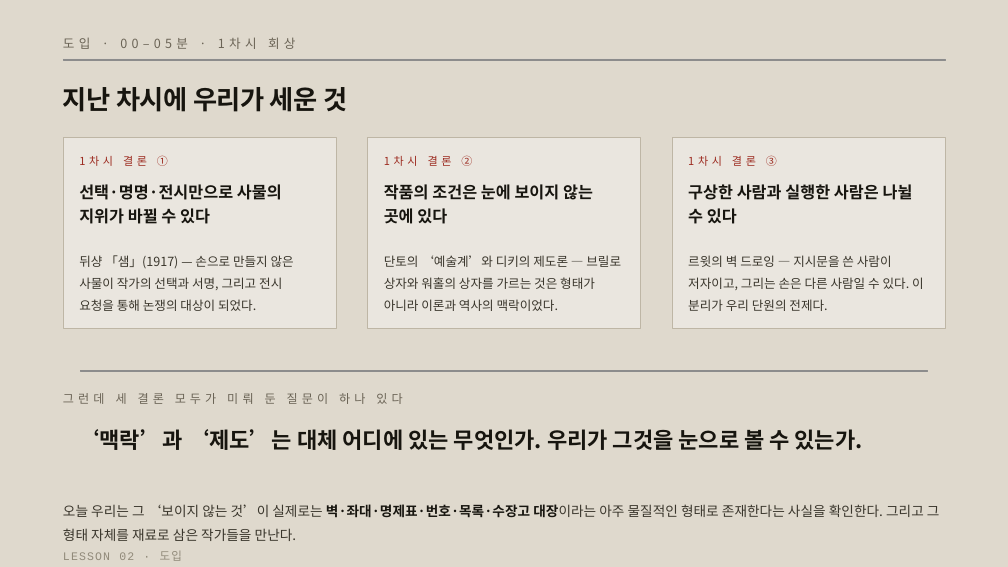
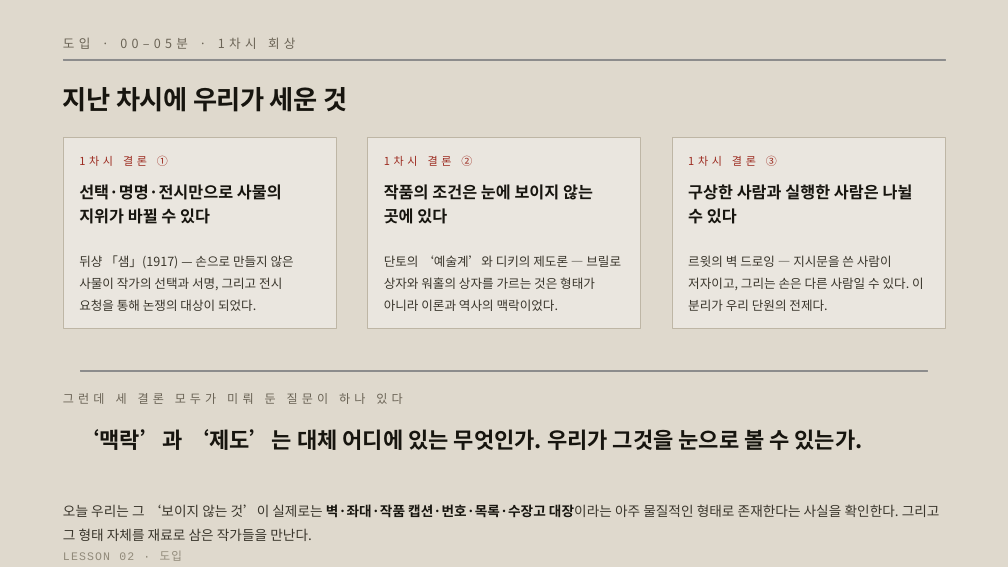
Before and after one commit to miran-artcode/museum, a slide deck: slide 4 of ppt/2차시_학생용_무엇이_미술이_되는가.pptx. Drawn at 1008x567 pixels with LibreOffice and Linux fonts; fonts in the diff are those of the drawing; grey boxes stand for pictures; background and template pictures are left out. Boxes give left, top, right and bottom in pixels: in the first picture for what was removed or moved away, otherwise in the second. Text is boxed around its words. In the diff, an @@ line names an element or a change of style, - is before the commit and + after.

Commit message:
체크포인트 — 캡션 두 장 비교 자료 작업 전 저장

```diff
--- a/ppt/2차시_학생용_무엇이_미술이_되는가.pptx
+++ b/ppt/2차시_학생용_무엇이_미술이_되는가.pptx
@@ text at [63, 504, 940, 541]: text changed @@
-오늘 우리는 그 ‘보이지 않는 것’이 실제로는 벽·좌대·명제표·번호·목록·수장고 대장이라는 아주 물질적인 형태로 존재한다는 사실을 확인한다. 그리고 그 형태 자체를 재료로 삼은 작가들을 만난다.
+오늘 우리는 그 ‘보이지 않는 것’이 실제로는 벽·좌대·작품 캡션·번호·목록·수장고 대장이라는 아주 물질적인 형태로 존재한다는 사실을 확인한다. 그리고 그 형태 자체를 재료로 삼은 작가들을 만난다.
```
Also in this commit, not shown: 11 other slides changed, 40 other files.
